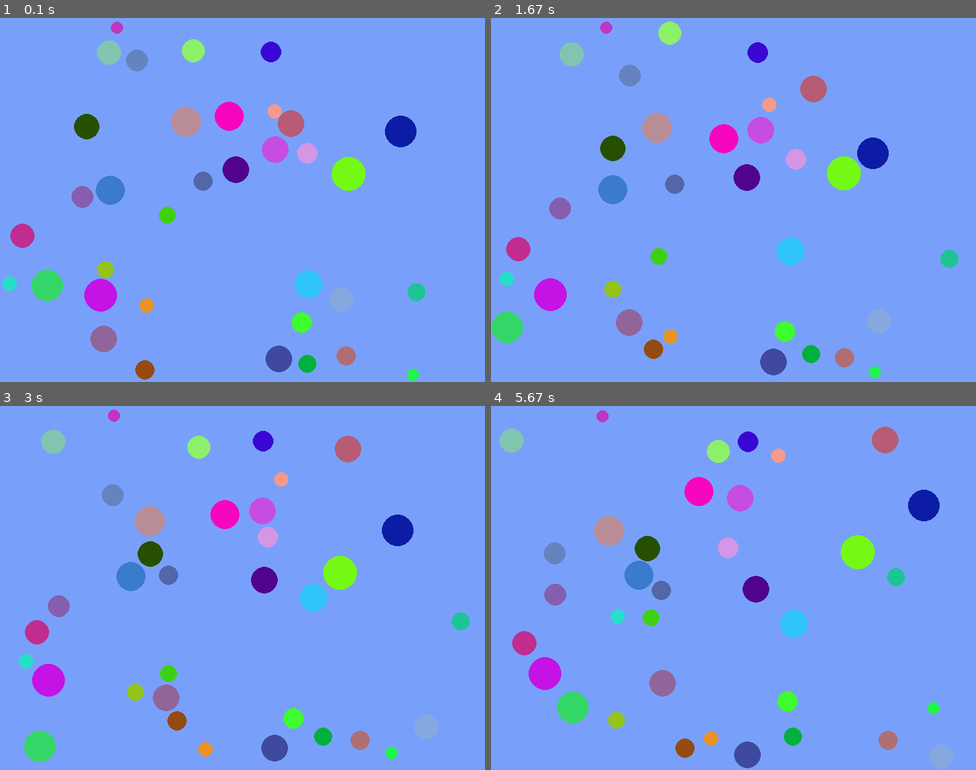
Above: before the commit, frames 1-4 (two rows, left to right).
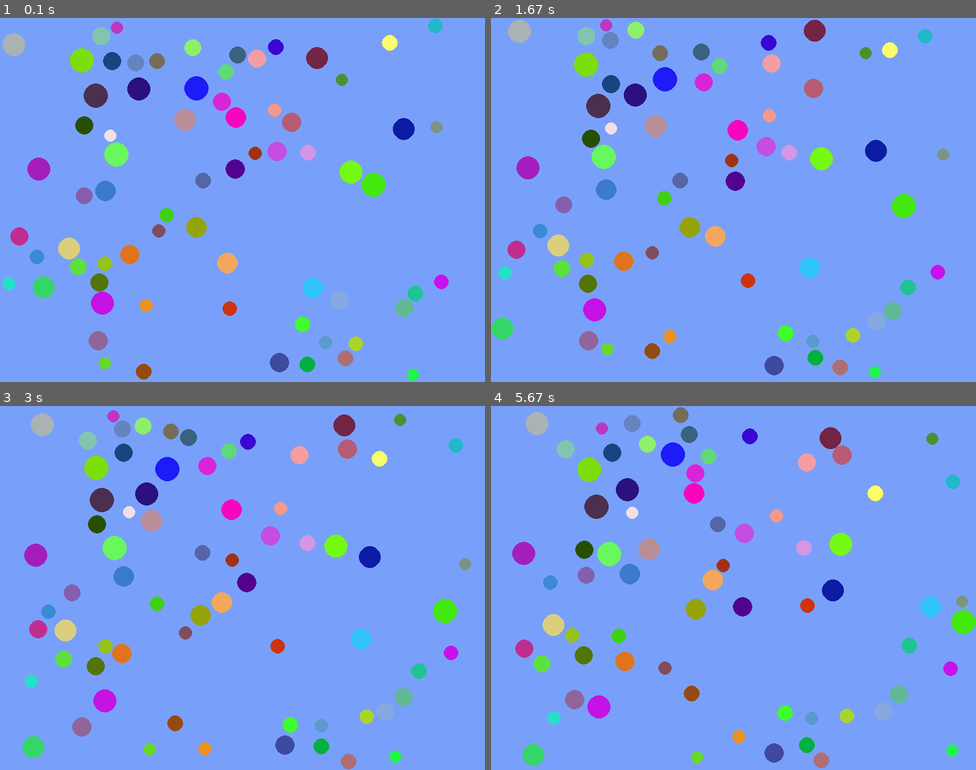
Above: after the commit, the same moments.

Repository: maciejbac/pyGame
Game: pygame game, started from main.py
Same seed, same stepped clock (60 frames per second), same inputs: the game is played once before the commit and once after it.
Inputs (mouse positions are in pixels of both pictures, inside the frame that each line leads up to):
- Up to frame 1 (0.1 s): no input
- Up to frame 2 (1.67 s): click (782, 280) at 0.88 s
- Up to frame 3 (3 s): no input
- Up to frame 4 (5.67 s): click (908, 671) at 4.72 s; click (655, 471) at 5.38 s

The runs differ from the first frame. In frame 1, 9.3% of the frame differs, in the area x 0-93%, y 0-100%; in frame 2, 14%; in frame 3, 15%; in frame 4, 17%, in the area x 1-100%, y 0-100%.

Commit message:
Modified overlap detecion

Diff:
--- a/main.py
+++ b/main.py
@@ -13,12 +13,12 @@
 selected_particle = None
 background_color = (120, 160, 250)
 pygame.display.set_caption('Ball game')
-particle_count = 35
+particle_count = 70
 gravity_on = False
 gravity = (math.pi, 0.02)
 mass_of_air = 0.01
 elasticity = 0.9
-particle_max_size = 30
+particle_max_size = 20
 
 # Initialize the screen object
 screen = pygame.display.set_mode((window_width, window_height))
